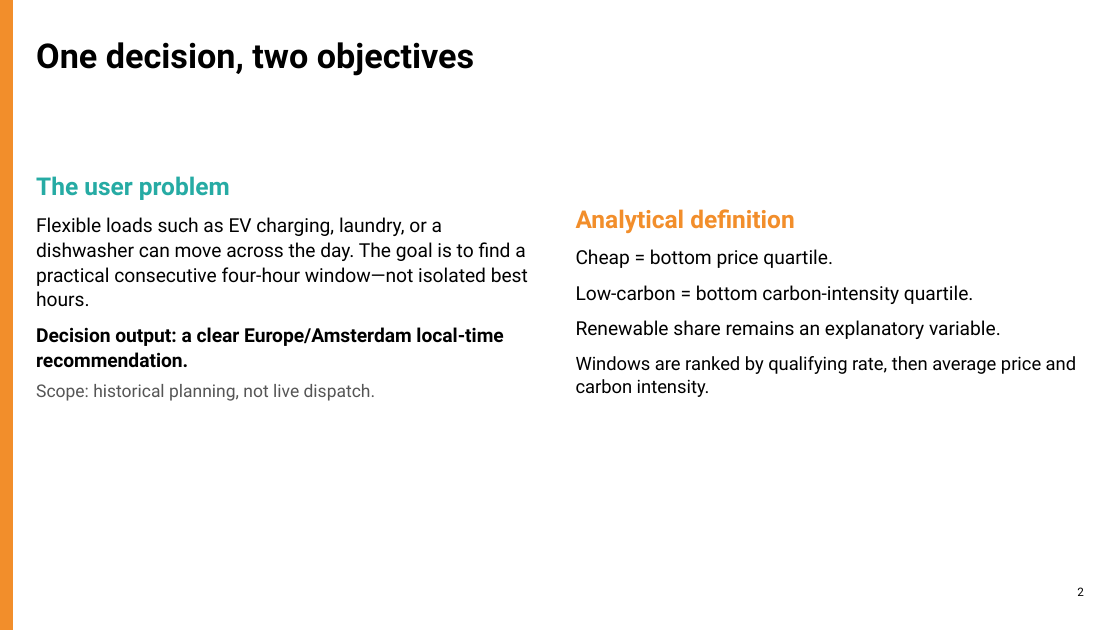
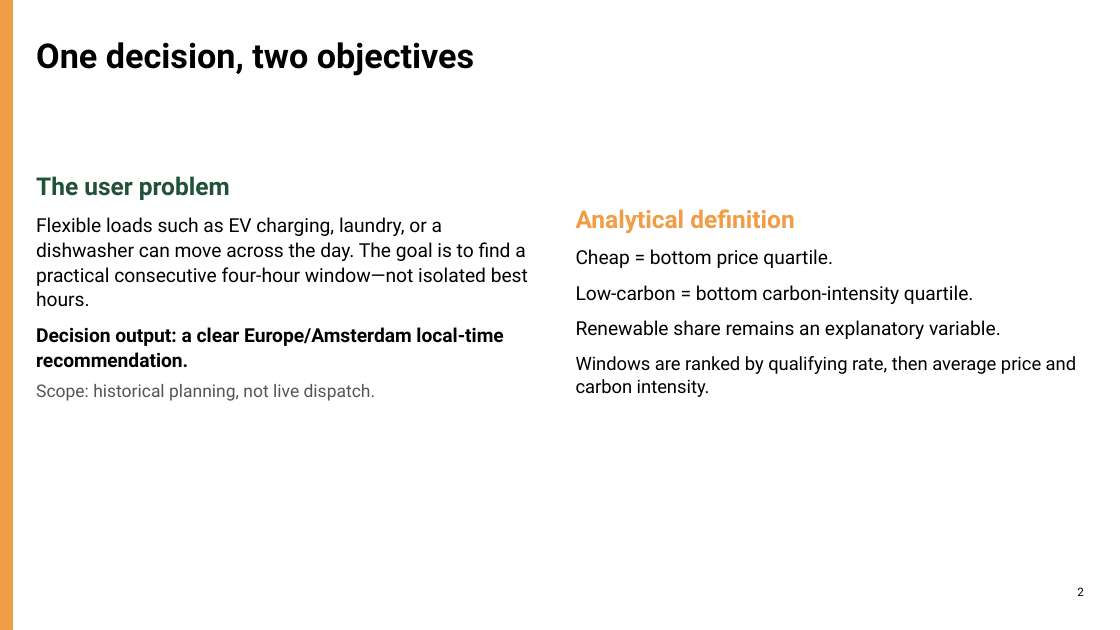
Before and after one commit to vildanpir/smart-power-project, a slide deck: slide 2 of presentation/Smart_Power_Final_Presentation.pptx. Drawn at 1120x630 pixels with LibreOffice and Linux fonts; fonts in the diff are those of the drawing. Boxes give left, top, right and bottom in pixels: in the first picture for what was removed or moved away, otherwise in the second. Text is boxed around its words. In the diff, an @@ line names an element or a change of style, - is before the commit and + after.

```diff
--- a/presentation/Smart_Power_Final_Presentation.pptx
+++ b/presentation/Smart_Power_Final_Presentation.pptx
@@ rectangle at [0,0,13,630]: fill #F28E2B to #F09D46; outline #F28E2B 0 pt to #F09D46 0 pt @@
@@ text at [36,176,230,200]: text colour #26ABA4 to #215138 in "The user problem" @@
@@ text at [576,209,794,233]: text colour #F28E2B to #F09D46 in "Analytical definition" @@
```
Also in this commit, not shown: 9 other slides changed, 6 other files.
